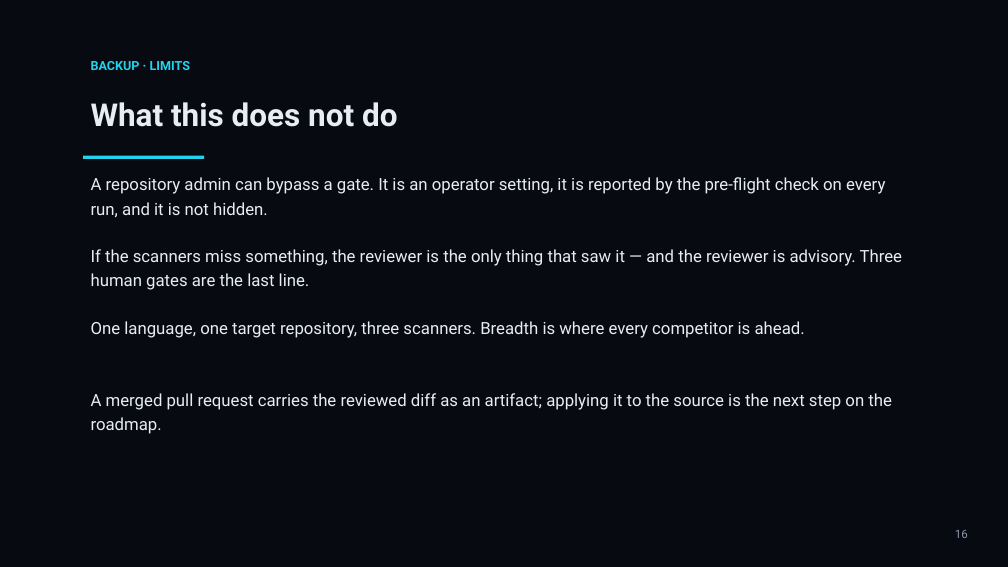
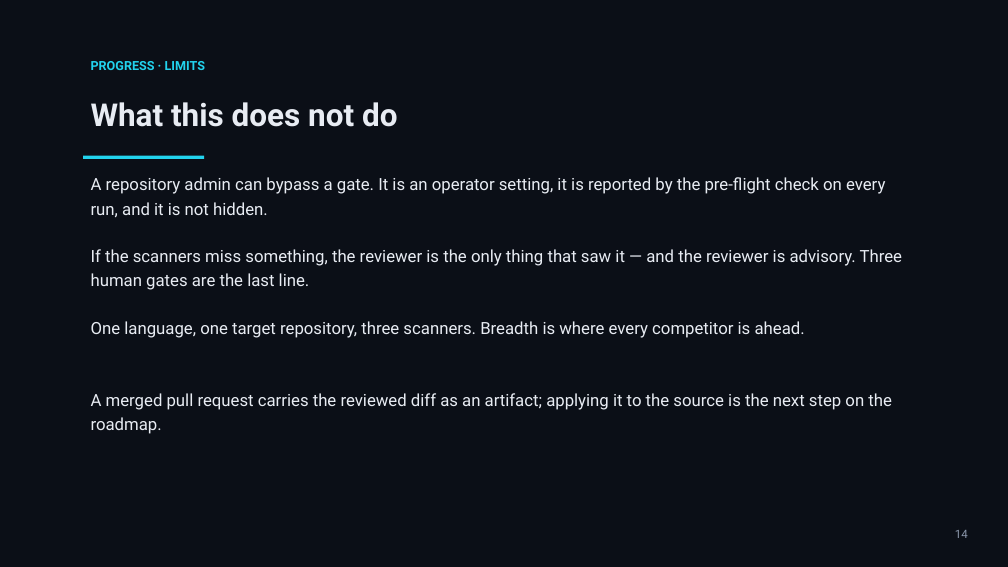
Before and after one commit to mohamedsorour1998/TheAgentOrg, a slide deck: slide 14 of docs/pitch/TheAgentOrg-hackathon-finals.pptx (slide 16 before the commit). Drawn at 1008x567 pixels with LibreOffice and Linux fonts; fonts in the diff are those of the drawing. Boxes give left, top, right and bottom in pixels: in the first picture for what was removed or moved away, otherwise in the second. Text is boxed around its words. In the diff, an @@ line names an element or a change of style, - is before the commit and + after.

```diff
--- a/docs/pitch/TheAgentOrg-hackathon-finals.pptx
+++ b/docs/pitch/TheAgentOrg-hackathon-finals.pptx
@@ rectangle at box(0, 0, 1008, 567): fill #070A10 to #0B0F17 @@
@@ text at box(91, 61, 205, 70): text changed @@
-BACKUP · LIMITS
+PROGRESS · LIMITS
@@ text at box(955, 530, 968, 538): text changed @@
-16
+14
```
Also in this commit, not shown: 13 other slides changed, 2 slides added, 1 slide removed, 1 other file.
